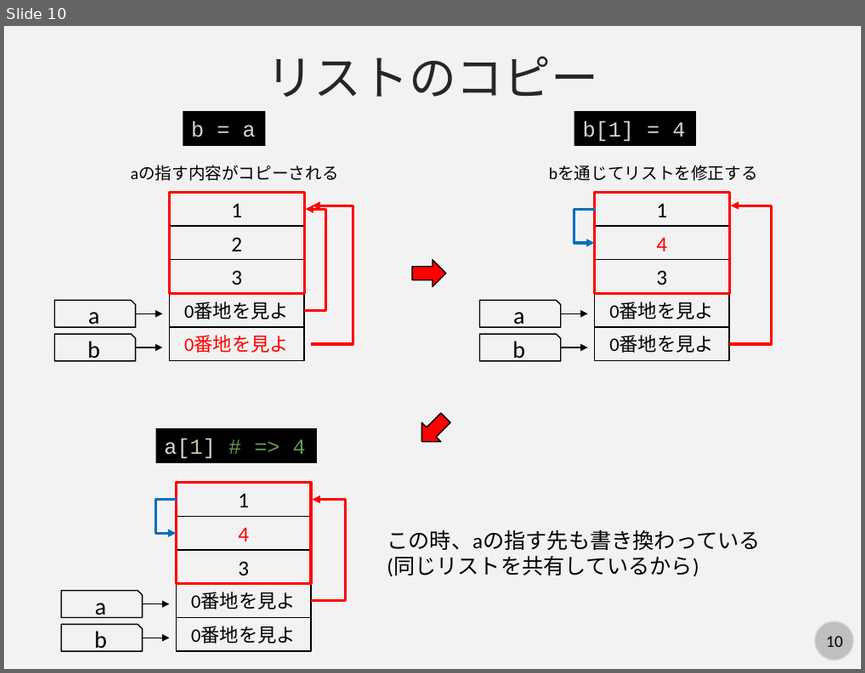
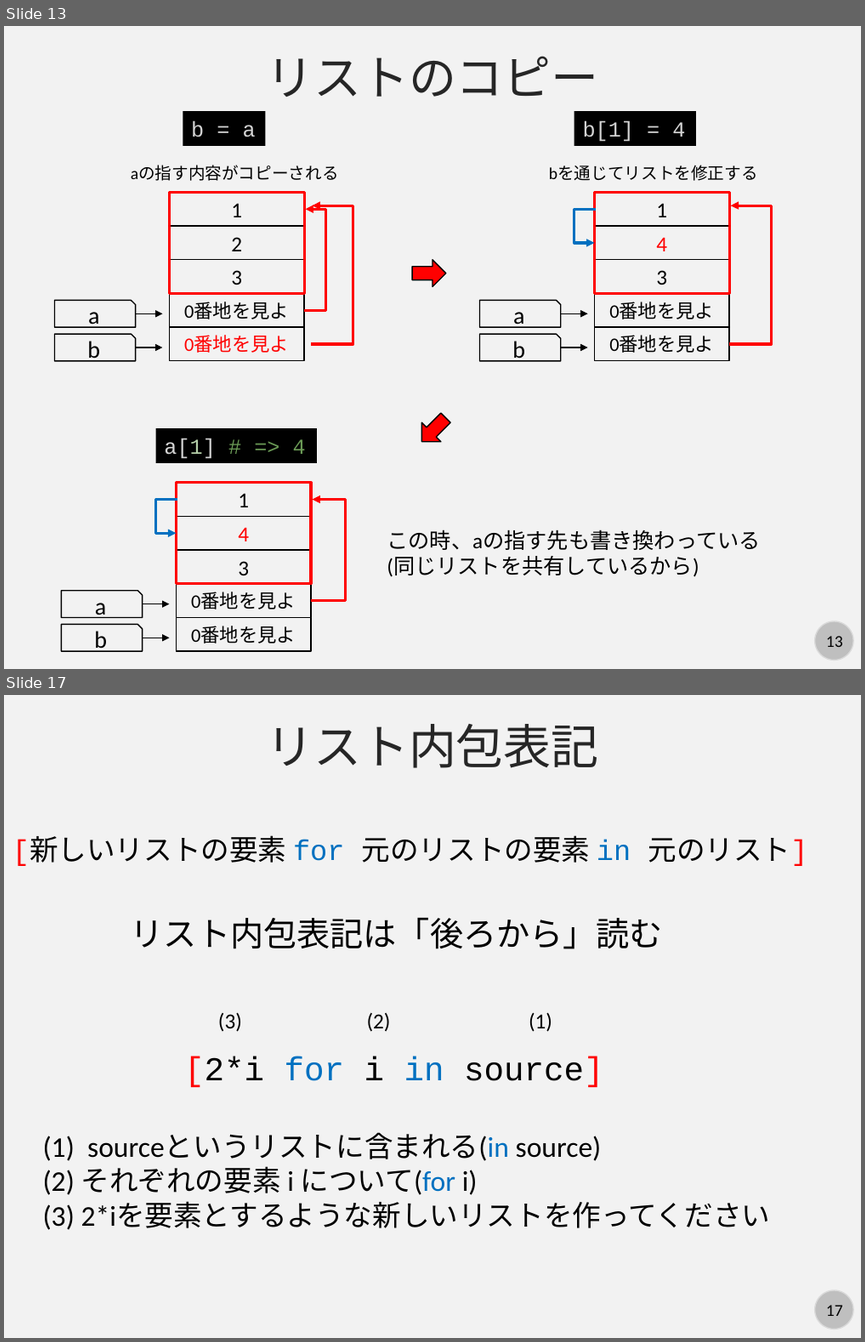
Before and after one commit to kaityo256/python_zero, a slide deck: list/fig/slide.pptx. Shown one above the other, each under a label of ours: slide 10 before the commit, slides 13 and 17 after it; the slides between them are not shown. The pictures are 865x673 and 865x1342 pixels, drawn with LibreOffice and Linux fonts; fonts in the diff are those of the drawing. Boxes give left, top, right and bottom in pixels: in the first picture for what was removed or moved away, otherwise in the second. Text is boxed around its words. In the diff, an @@ line names an element or a change of style, - is before the commit and + after.

```diff
--- a/list/fig/slide.pptx
+++ b/list/fig/slide.pptx
@@ slide 17 added at (4, 695, 861, 1338), background #F2F2F2; not listed: 2 template elements that a slide beside it also shows @@
@@ text added at (266, 724, 599, 768), 40 pt, text #262626 @@
+リスト内包表記
@@ text added at (12, 835, 807, 866), 24 pt, text #000000 @@
+[新しいリストの要素 for 元のリストの要素 in 元のリスト]
@@ text added at (131, 917, 663, 949), 28 pt, text #000000 @@
+リスト内包表記は「後ろから」読む
@@ text added at (218, 1012, 242, 1032), 18 pt, text #000000 @@
+(3)
@@ text added at (367, 1012, 391, 1032), 18 pt, text #000000 @@
+(2)
@@ text added at (528, 1012, 552, 1032), 18 pt, text #000000 @@
+(1)
@@ text added at (184, 1056, 603, 1087), 28 pt, text #000000 @@
+[2*i for i in source]
@@ text added at (43, 1134, 771, 1230), 24 pt, text #000000 @@
+(1) sourceというリストに含まれる(in source)
+(2) それぞれの要素 i について(for i)
+(3) 2*iを要素とするような新しいリストを作ってください
@@ what was slide 10 is now slide 13 @@
@@ page number at (826, 635, 843, 646): text changed @@
-10
+13
```
Also in this commit, not shown: 1 slide changed, 5 other slides added, 1 other file.
